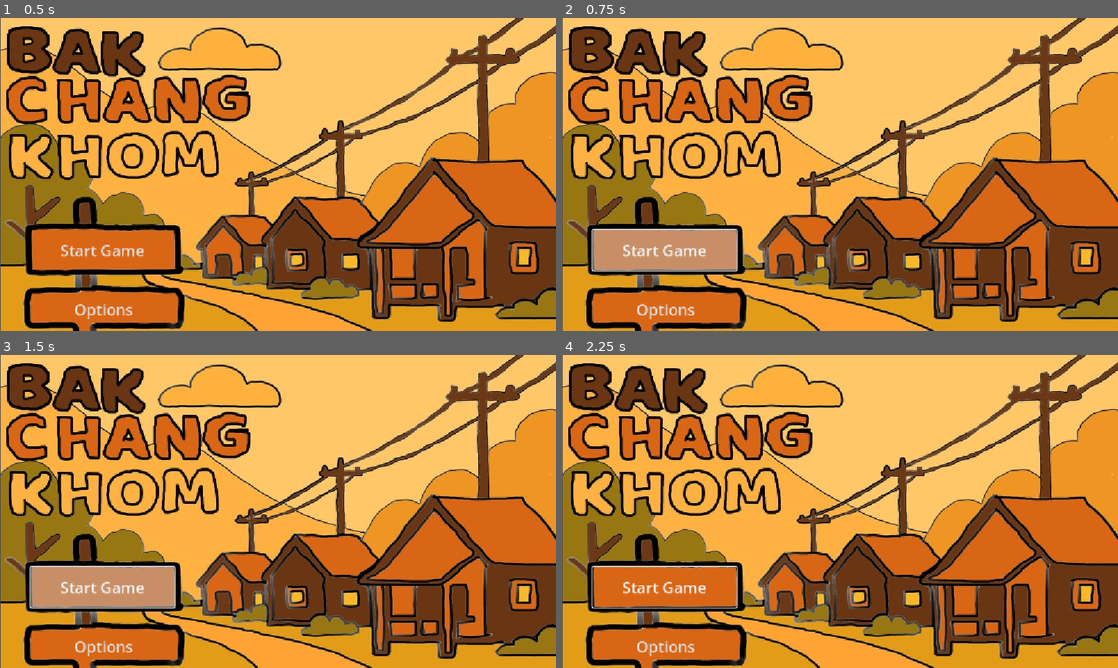
Above: before the commit, frames 1-4 (two rows, left to right).
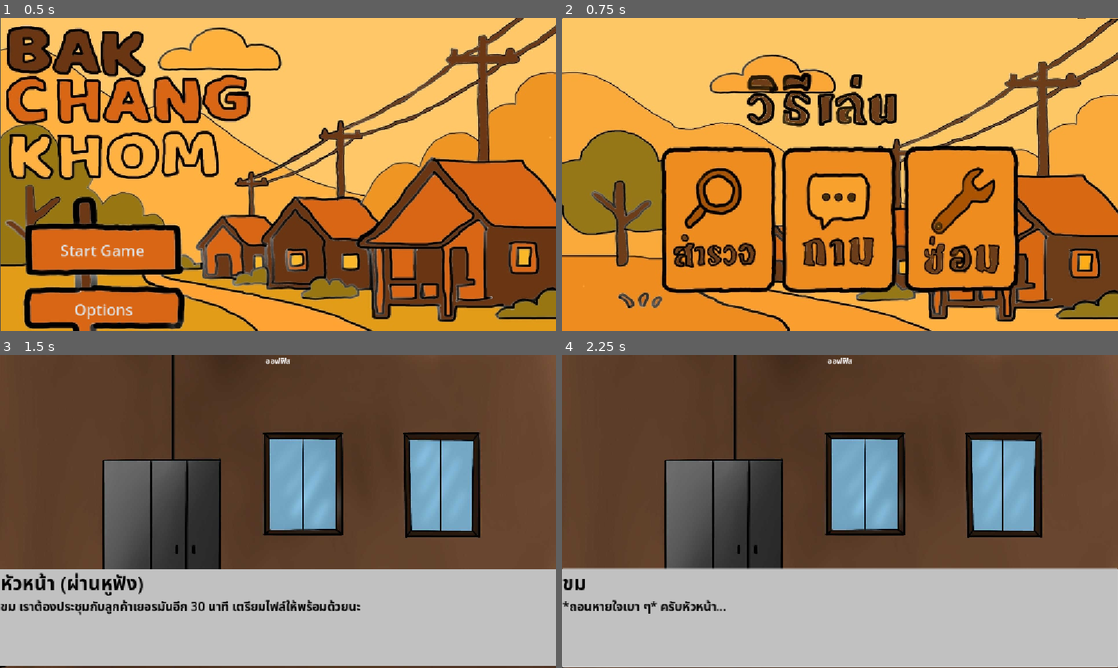
Above: after the commit, the same moments.

Repository: HeHHeyboi/BakChangKhom
Game: Godot game, scene res://Scene/Start_Scene.tscn
Two runs of this game, one before a commit and one after it. Both use one fixed random seed, a clock stepped at 60 frames per second and the inputs below.
Inputs (mouse positions are in pixels of both pictures, inside the frame that each line leads up to):
- Up to frame 1 (0.5 s): no input
- Up to frame 2 (0.75 s): click "Start Game" at 0.5 s
- Up to frame 3 (1.5 s): click "Start Game" at 1.25 s
- Up to frame 4 (2.25 s): click (1084, 633) at 2.02 s

Frame 1 is identical in both runs. In frame 2, 64% of the frame differs, in the area x 0-100%, y 0-100%; in frame 3, 95%; in frame 4, 95%.
Error before the commit: Parse Error: Cannot pass a value of type "null" as "StringName". (res://Scripts/StartMenu/start_scene.gd:13)

Commit message:
Add Title to is Dialog

Diff:
--- a/Scene/Dialog_Scene.tscn
+++ b/Scene/Dialog_Scene.tscn
@@ -32,6 +32,14 @@
 [node name="BG" type="Sprite2D" parent="."]
 position = Vector2(576, 324)
 scale = Vector2(0.6, 0.6)
+
+[node name="Title" type="Label" parent="."]
+layout_direction = 1
+anchors_preset = 10
+anchor_right = 1.0
+offset_bottom = 23.0
+grow_horizontal = 2
+horizontal_alignment = 1
 
 [node name="CharacterPos" type="Node2D" parent="."]
 position = Vector2(576, 324)
--- a/Scripts/Home/grandma.gd
+++ b/Scripts/Home/grandma.gd
@@ -3,7 +3,7 @@
 @onready var notify = $"caution"
 
 
-func _process(delta: float) -> void:
+func _process(_delta: float) -> void:
 	if EventManager.currentEvent == EventManager.MainEvent.GRANDMA:
 		notify.show()
 	else:
@@ -17,3 +17,4 @@
 		DialogScene.show_dialog(
 			"res://Assets/Chapter1ReturnHome.txt", "res://Assets/Background/Chapter2_bg.jpg", arr
 		)
+		DialogScene.set_title("บ้านของยาย")
--- a/Scripts/StartMenu/start_scene.gd
+++ b/Scripts/StartMenu/start_scene.gd
@@ -10,8 +10,9 @@
 		if event.pressed and event.button_index == MOUSE_BUTTON_LEFT and showTutorial:
 			get_tree().change_scene_to_file("res://Scene/Home.tscn")
 			DialogScene.show_dialog(
-				"res://Assets/Prolouge.txt", null, "res://Assets/Background/Chapter2_bg.jpg"
+				"res://Assets/Prolouge.txt", "res://Assets/Background/Chapter2_bg.jpg"
 			)
+			DialogScene.set_title("ออฟฟิส")
 			self.hide()
 
 
--- a/Scripts/dialog_scene.gd
+++ b/Scripts/dialog_scene.gd
@@ -11,6 +11,7 @@
 
 @onready var bg_node = $"BG" as Sprite2D
 @onready var ShowSprites = $"CharacterPos" as CharacterPos
+@onready var Title = $"Title" as Label
 enum DialogType { Dialog, Choice, SelectChoice }
 
 const DIALOG = "dialog"
@@ -24,6 +25,10 @@
 var choiceButton = preload("res://Scene/DialogChoice.tscn")
 var curSprite: CharacterSprite = null
 var charSprite: Array[CharacterSprite]
+
+
+func set_title(title: String):
+	Title.text = title
 
 
 # NOTE: มีไว้ test
--- a/Scripts/simple_npc.gd
+++ b/Scripts/simple_npc.gd
@@ -17,9 +17,9 @@
 		if event.is_pressed() && playerEnter:
 			if event.keycode == KEY_E:
 				DialogScene.visible = !DialogScene.visible
-				DialogScene.show_dialog(
-					"res://Assets/Chapter1ReturnHome.txt", player, "res://Assets/Chapter2_bg.jpg"
-				)
+				# DialogScene.show_dialog(
+				# 	"res://Assets/Chapter1ReturnHome.txt", player, "res://Assets/Chapter2_bg.jpg"
+				# )
 
 
 func _on_dialog_area_body_entered(body: Node2D) -> void:
--- a/project.godot
+++ b/project.godot
@@ -23,6 +23,7 @@
 
 [display]
 
+window/size/mode=2
 window/stretch/mode="canvas_items"
 
 [dotnet]
Not shown, changed: export_presets.cfg
Not shown, changed: .gitignore
